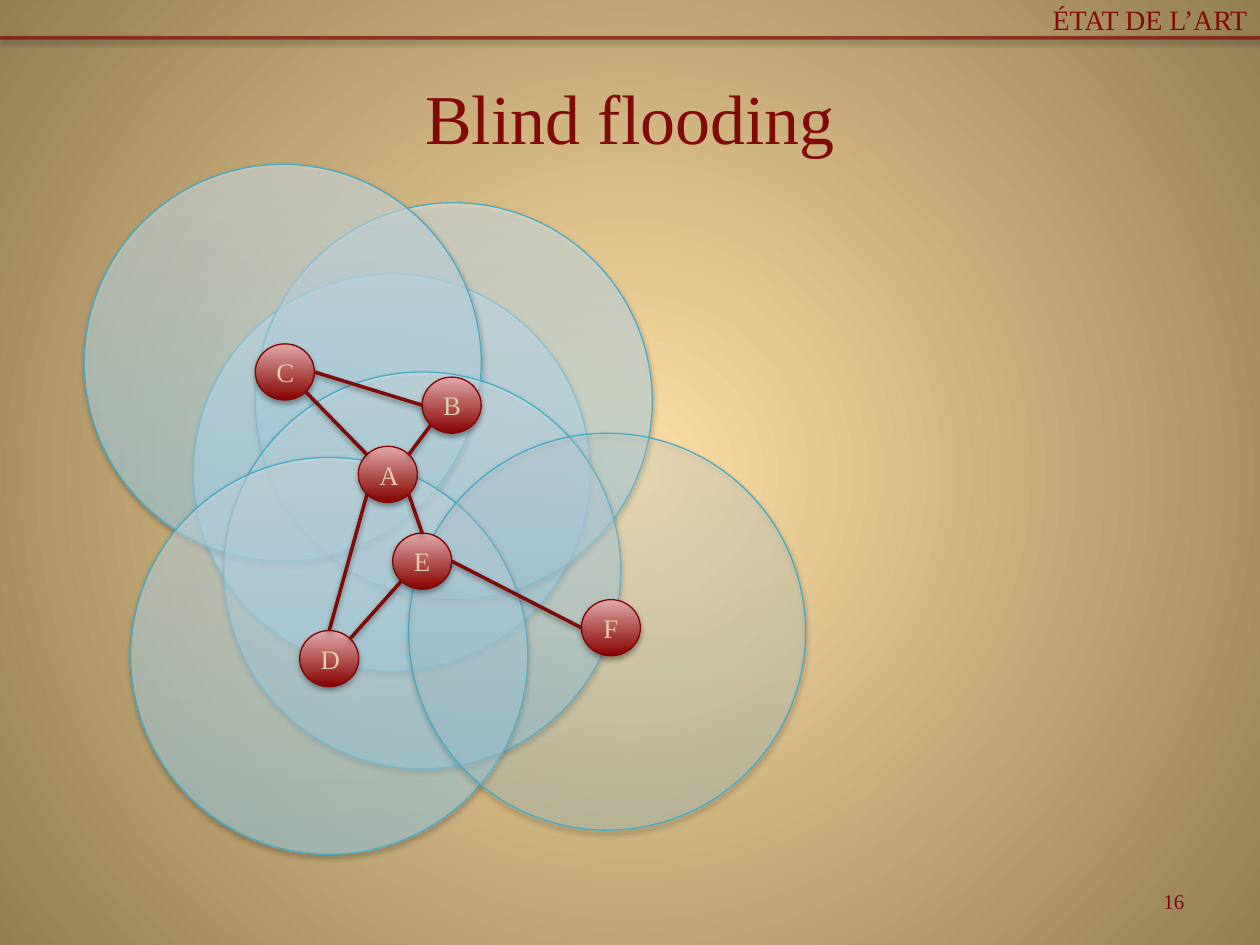
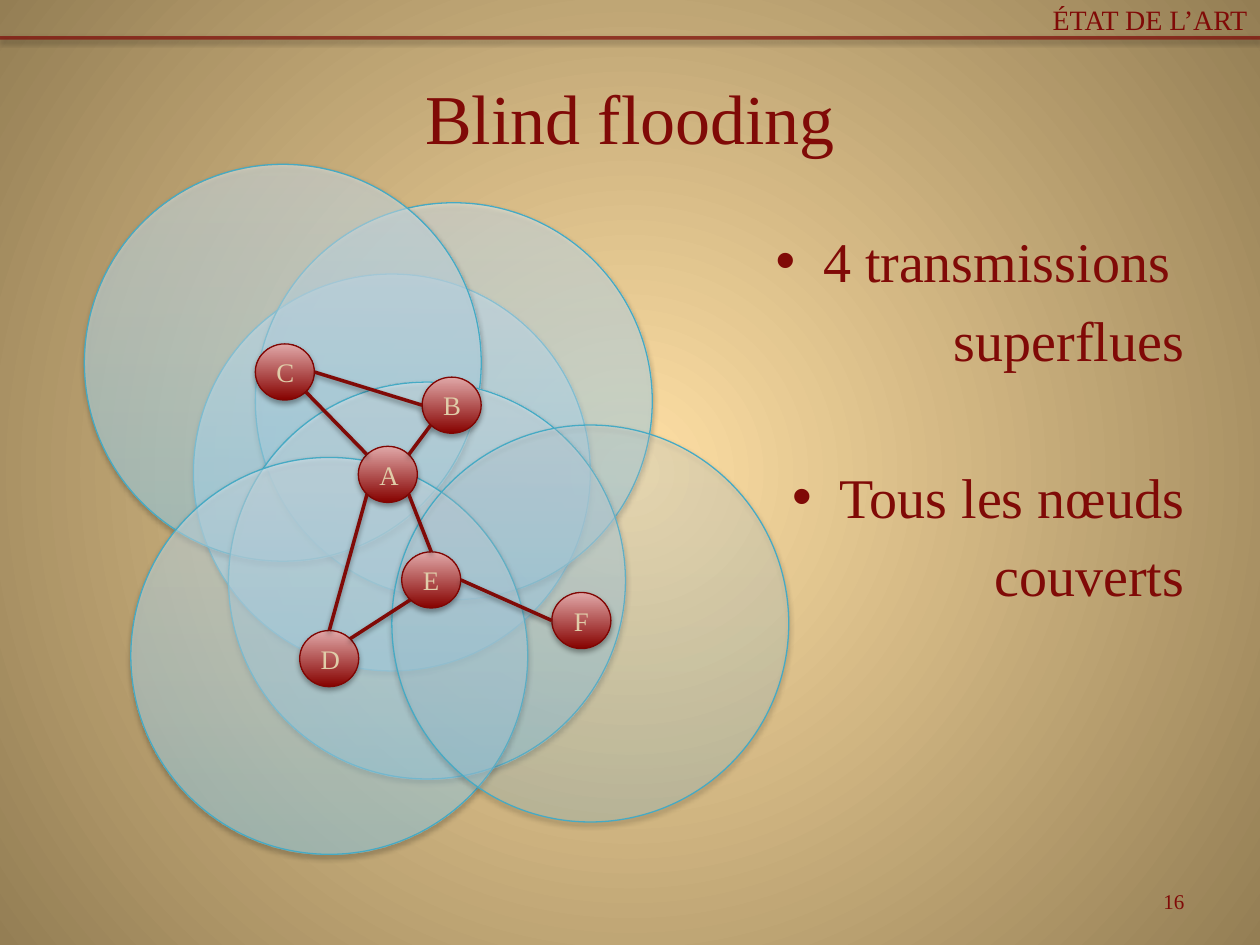
Before and after one commit to Patre/Energy-saving-in-sensors--networks, a slide deck: slide 16 of Redaction/pres.pptx. Drawn at 1260x945 pixels with LibreOffice and Linux fonts; fonts in the diff are those of the drawing. Boxes give left, top, right and bottom in pixels: in the first picture for what was removed or moved away, otherwise in the second. Text is boxed around its words. In the diff, an @@ line names an element or a change of style, - is before the commit and + after.

```diff
--- a/Redaction/pres.pptx
+++ b/Redaction/pres.pptx
@@ text added at [823,245,1184,597], 32 pt, text #800A07 @@
+• 4 transmissions
+superflues
+• Tous les nœuds
+couverts
@@ ellipse: place and size @@
-ellipse at [224,372,621,769]
+ellipse at [228,382,625,779]
@@ ellipse: place and size @@
-ellipse at [408,433,805,830]
+ellipse at [392,425,789,822]
@@ line moved from (408, 494) - (422, 533) to (408, 494) - (431, 552) @@
@@ ellipse "E": place and size @@
-ellipse "E" at [393,533,452,590]
+ellipse "E" at [402,552,461,609]
@@ line moved from (452, 561) - (581, 627) to (461, 580) - (552, 621) @@
@@ ellipse "F": place and size @@
-ellipse "F" at [581,600,640,656]
+ellipse "F" at [552,592,611,649]
@@ line moved from (350, 639) - (402, 581) to (350, 639) - (411, 600) @@
```
Also in this commit, not shown: 2 slides added.
